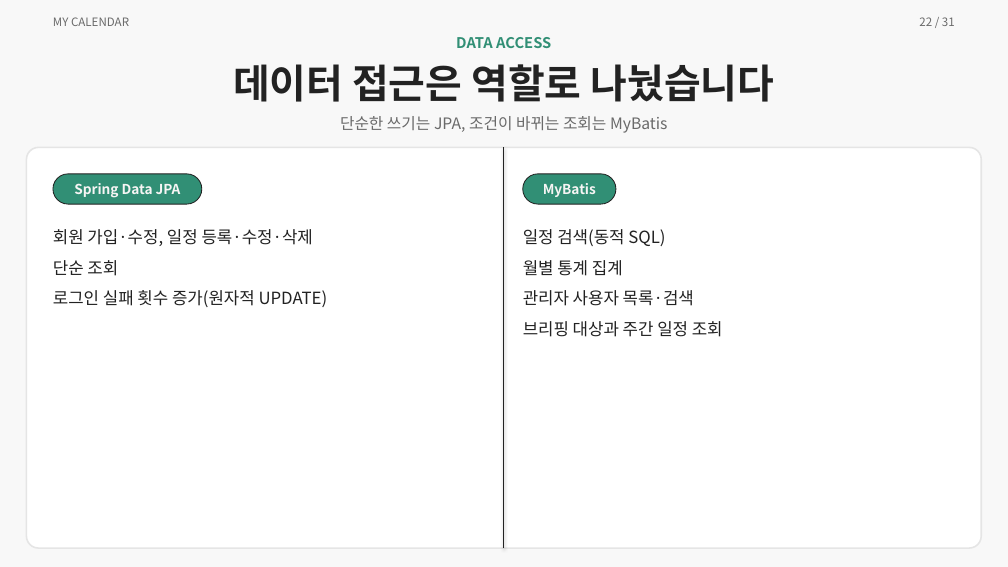
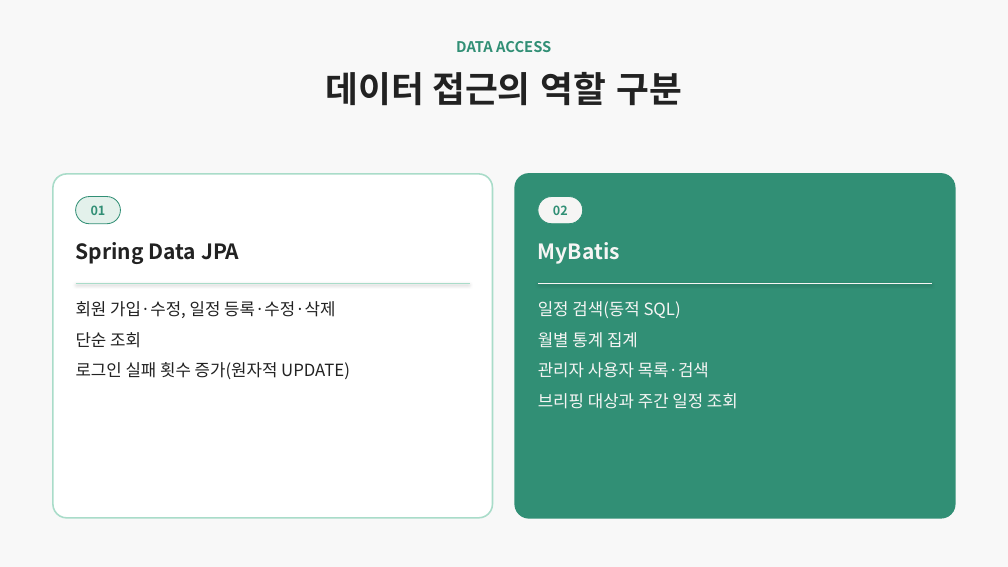
Before and after one commit to ho8566z/calendar-bot_word, a slide deck: slide 20 of ppt/개인 프로젝트.pptx (slide 22 before the commit). Drawn at 1008x567 pixels with LibreOffice and Linux fonts; fonts in the diff are those of the drawing. Boxes give left, top, right and bottom in pixels: in the first picture for what was removed or moved away, otherwise in the second. Text is boxed around its words. In the diff, an @@ line names an element or a change of style, - is before the commit and + after.

```diff
--- a/ppt/개인 프로젝트.pptx
+++ b/ppt/개인 프로젝트.pptx
@@ text removed at box(53, 17, 129, 26) @@
-MY CALENDAR
@@ text removed at box(919, 17, 955, 26) @@
-22 / 31
@@ text "DATA ACCESS": place and size @@
-text "DATA ACCESS" at box(456, 37, 551, 48)
+text "DATA ACCESS" at box(456, 41, 551, 52)
@@ text at box(326, 72, 682, 106): text changed; size 38 to 34 pt @@
-데이터 접근은 역할로 나눴습니다
+데이터 접근의 역할 구분
@@ text removed at box(340, 116, 668, 133) @@
-단순한 쓰기는 JPA, 조건이 바뀌는 조회는 MyBatis
@@ rounded rectangle removed at box(26, 147, 982, 548) @@
@@ line removed from (504, 147) to (504, 548) @@
@@ rounded rectangle added at box(53, 174, 493, 518), fill #FFFFFF, outline #A9DCC9 1.5 pt @@
@@ rounded rectangle added at box(516, 174, 956, 518), fill #318F75, outline #318F75 1.5 pt @@
@@ rounded rectangle added at box(76, 197, 120, 224), fill #E3F1EB, outline #318F75 0.8 pt, 12 pt, text #318F75, bold @@
+01
@@ rounded rectangle added at box(538, 197, 582, 224), fill #F6F5F4, outline #318F75 0.8 pt, 12 pt, text #318F75, bold @@
+02
@@ text "Spring Data JPA": place and size @@
-text "Spring Data JPA" at box(53, 174, 202, 204)
+text "Spring Data JPA" at box(76, 242, 239, 264)
@@ text "Spring Data JPA" at box(76, 242, 239, 264): size 13 to 20 pt, text colour #F6F5F4 to #222222; alignment centre to left; vertical alignment middle to top; fill #318F75 to none; outline #222222 0.8 pt to none @@
@@ text "MyBatis": place and size @@
-text "MyBatis" at box(523, 174, 616, 204)
+text "MyBatis" at box(538, 242, 620, 264)
@@ text "MyBatis" at box(538, 242, 620, 264): size 13 to 20 pt; alignment centre to left; vertical alignment middle to top; fill #318F75 to none; outline #222222 0.8 pt to none @@
@@ text "회원 가입·수정, 일정 등록·수정·삭제": place and size @@
-text "회원 가입·수정, 일정 등록·수정·삭제" at box(53, 229, 328, 307)
+text "회원 가입·수정, 일정 등록·수정·삭제" at box(76, 301, 350, 379)
@@ line added from (76, 284) to (470, 284), #A9DCC9 0.75 pt @@
@@ text "일정 검색(동적 SQL)": place and size @@
-text "일정 검색(동적 SQL)" at box(523, 229, 723, 337)
+text "일정 검색(동적 SQL)" at box(538, 301, 738, 409)
@@ text "일정 검색(동적 SQL)" at box(538, 301, 738, 409): text colour #222222 to #F6F5F4 @@
@@ line added from (538, 284) to (932, 284), #F6F5F4 0.75 pt @@
```
Also in this commit, not shown: 26 other slides changed, 2 slides added, 4 slides removed.
